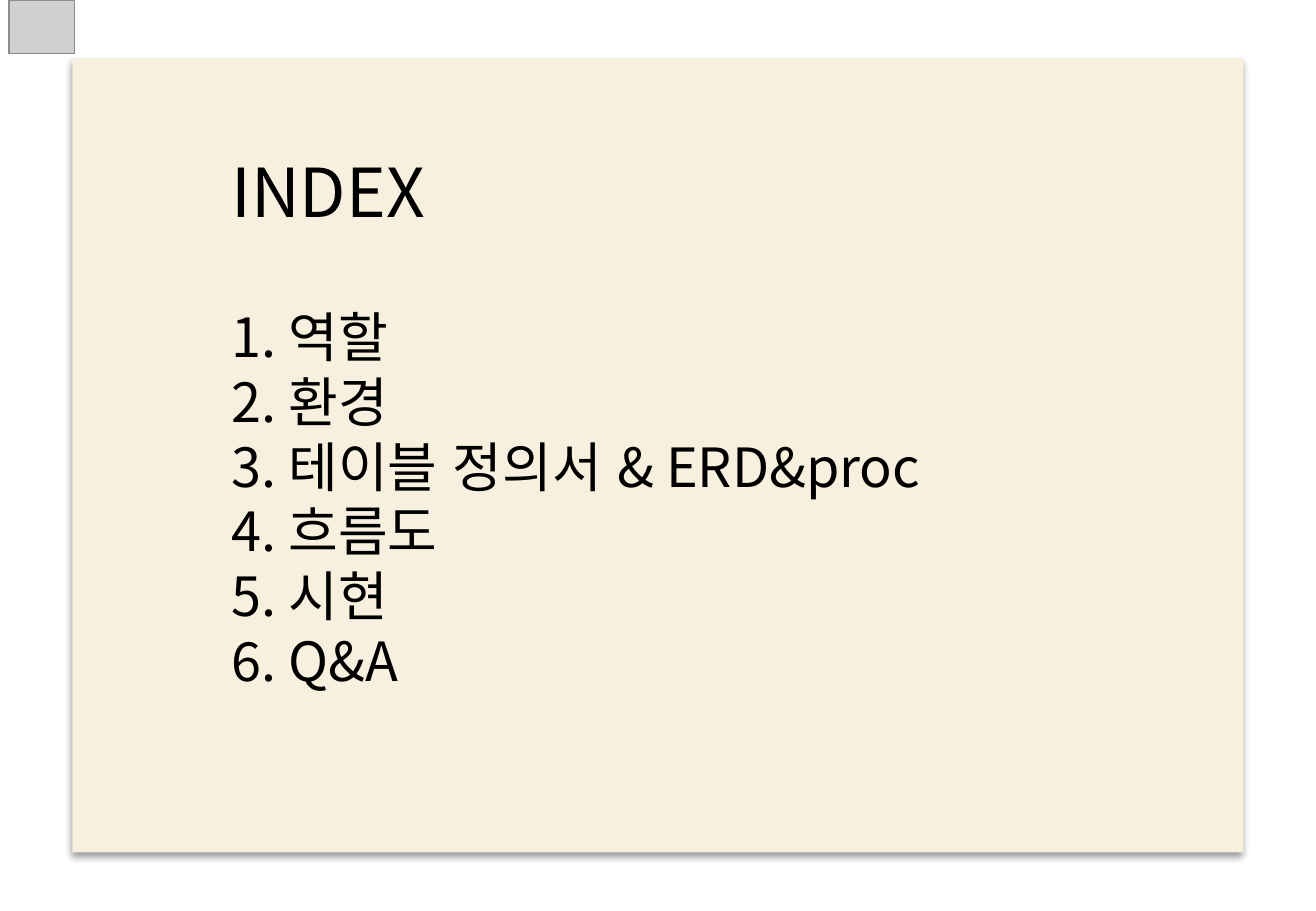
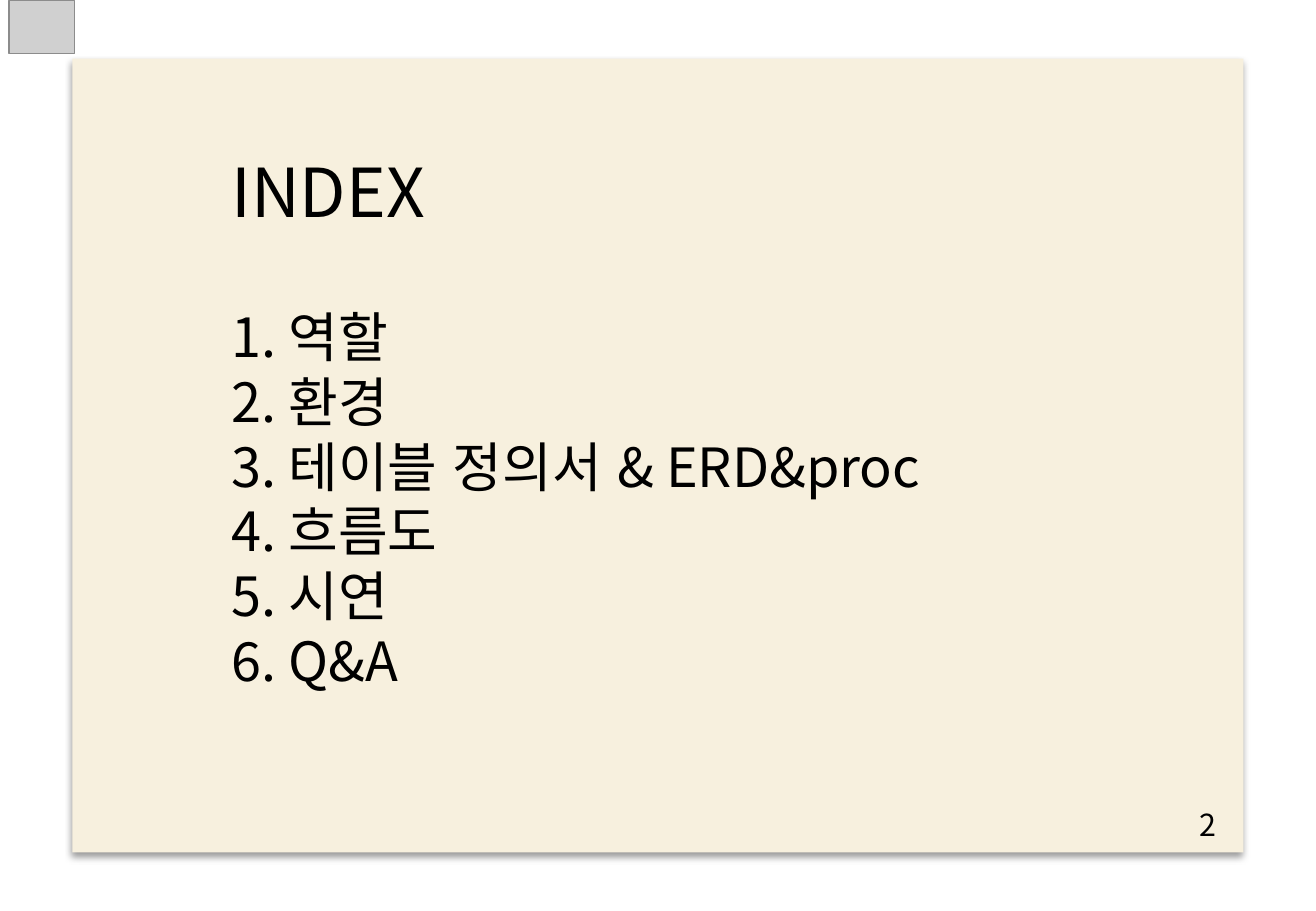
Before and after one commit to NaJinWook/Smart-Factory-C-, a slide deck: slide 2 of 10. 통합 구현/4조발표.pptx. Drawn at 1316x911 pixels with LibreOffice and Linux fonts; fonts in the diff are those of the drawing; grey boxes stand for pictures; background and template pictures are left out. Boxes give left, top, right and bottom in pixels: in the first picture for what was removed or moved away, otherwise in the second. Text is boxed around its words. In the diff, an @@ line names an element or a change of style, - is before the commit and + after.

```diff
--- a/10. 통합 구현/4조발표.pptx
+++ b/10. 통합 구현/4조발표.pptx
@@ text at box(231, 571, 388, 621): text changed @@
-5. 시현
+5. 시연
@@ text added at box(1199, 813, 1216, 836), 18 pt, text #000000 @@
+2
```
Also in this commit, not shown: 9 other slides changed.
